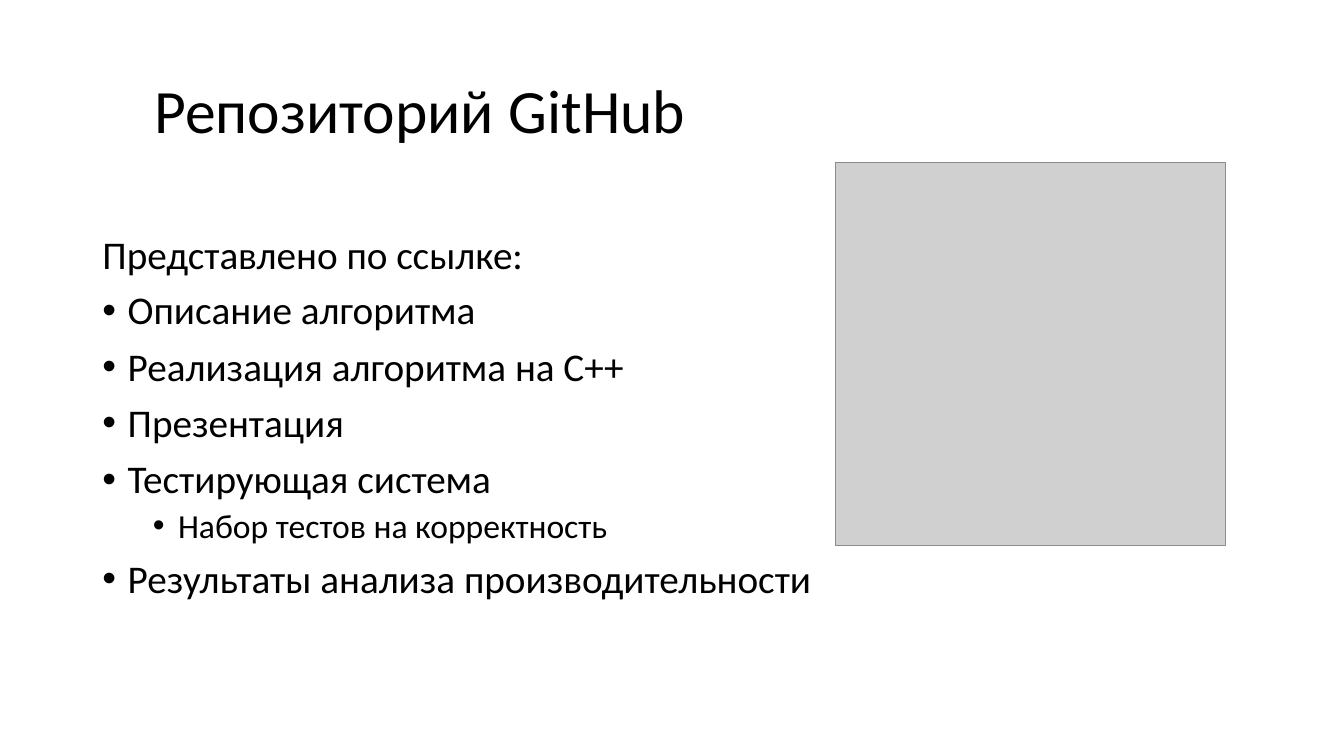
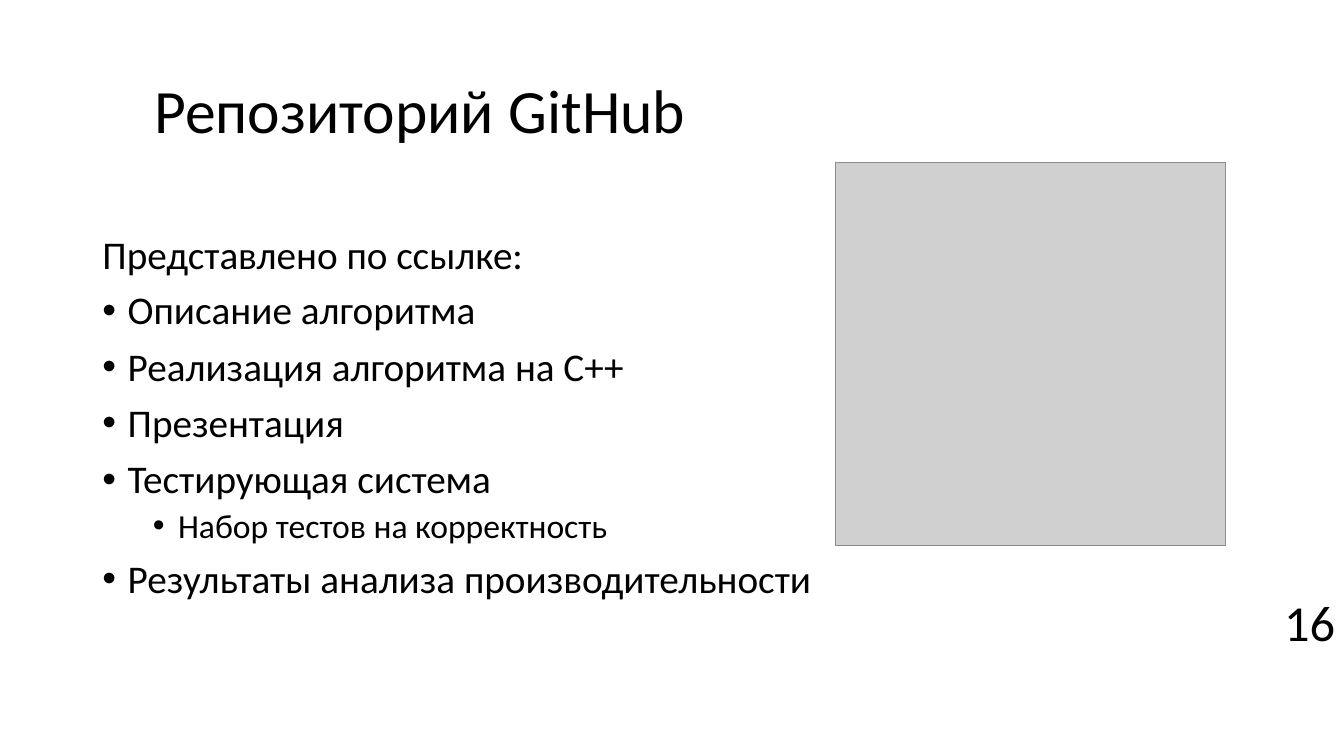
Before and after one commit to Pompon-Den/Suff-Tree-Algorithm-Ykkonen, a slide deck: slide 17 of Algorithm Ykkonena.pptx (slide 16 before the commit). Drawn at 1344x756 pixels with LibreOffice and Linux fonts; fonts in the diff are those of the drawing; grey boxes stand for pictures; background and template pictures are left out. Boxes give left, top, right and bottom in pixels: in the first picture for what was removed or moved away, otherwise in the second. Text is boxed around its words. In the diff, an @@ line names an element or a change of style, - is before the commit and + after.

```diff
--- a/Algorithm Ykkonena.pptx
+++ b/Algorithm Ykkonena.pptx
@@ text added at box(1284, 607, 1335, 642), 36 pt, text #000000 @@
+16
```
Also in this commit, not shown: 1 other slide changed, 1 slide added, 2 slides removed, 3 other files.
